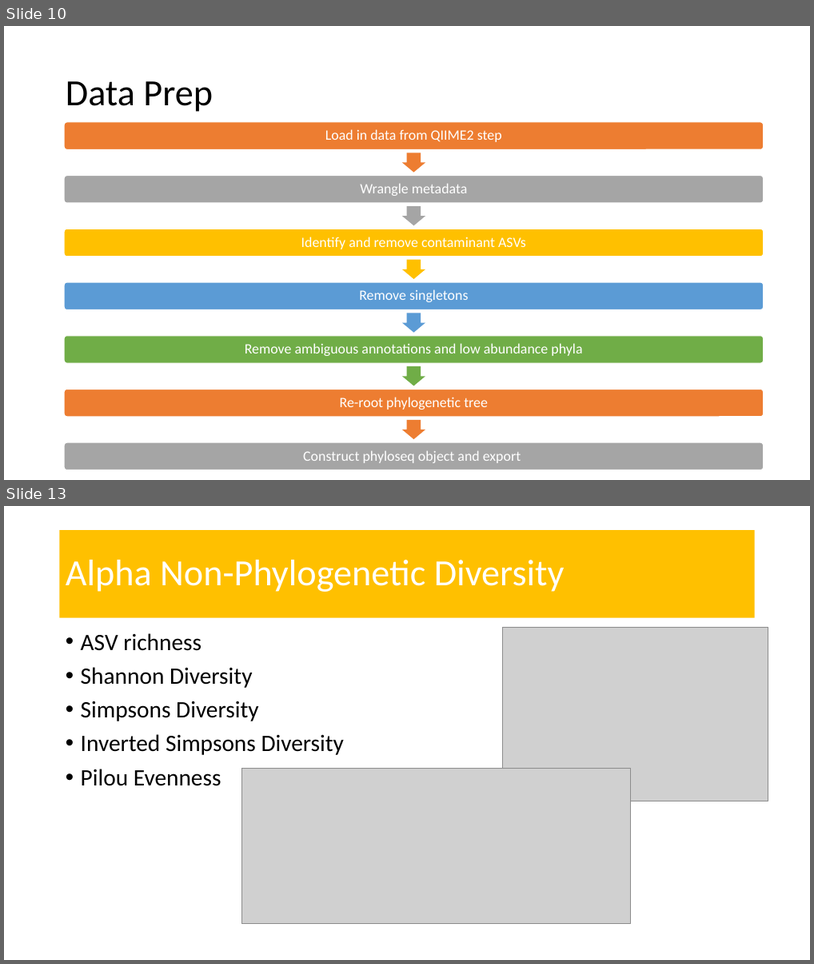
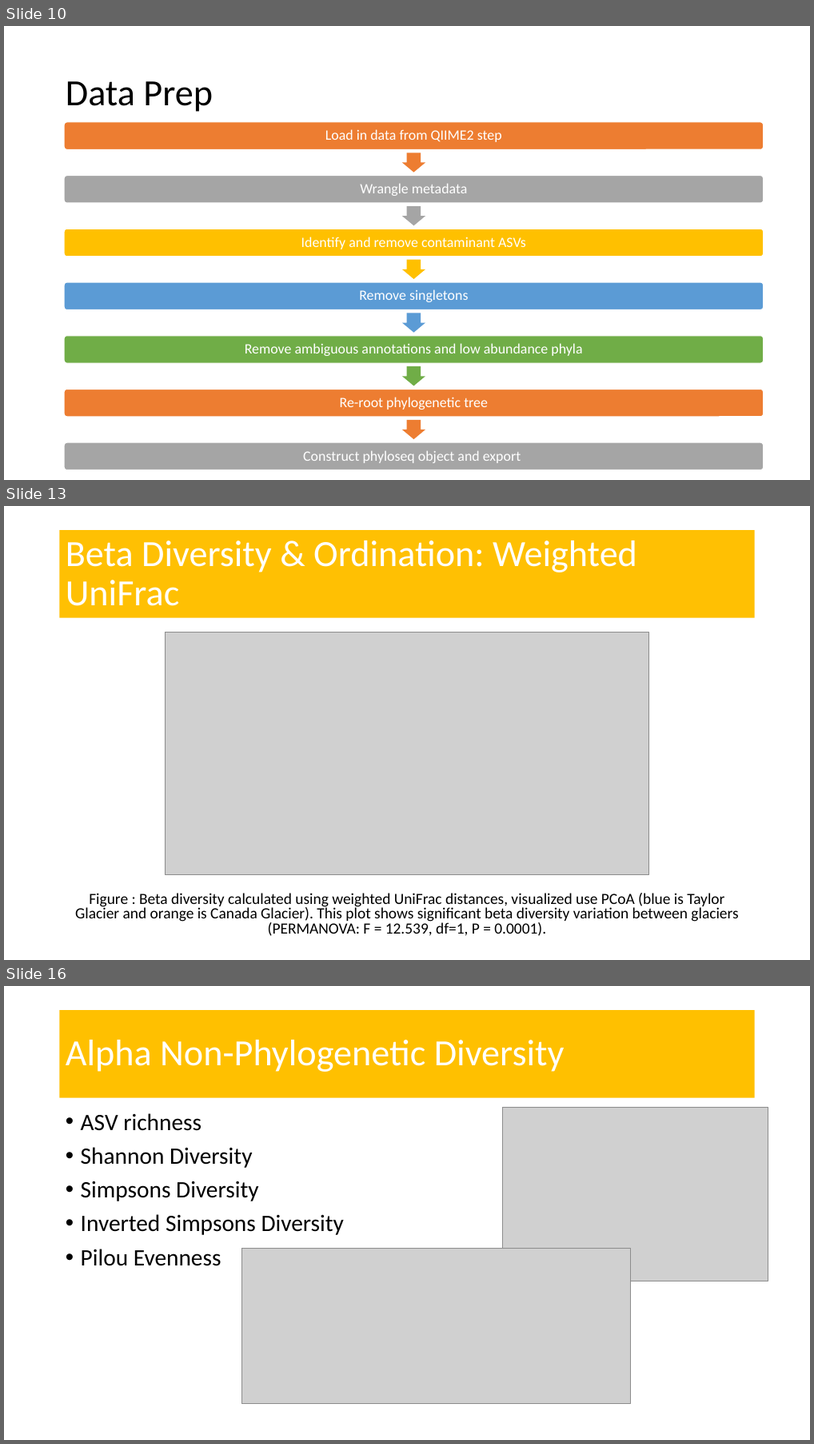
Before and after one commit to amysolman/PhD, a slide deck: Projects/Chapter1/community-assembly.pptx. Shown one above the other, each under a label of ours: slides 10 and 13 before the commit, slides 10, 13 and 16 after it; the slides between them are not shown. The pictures are 814x964 and 814x1444 pixels, drawn with LibreOffice and Linux fonts; fonts in the diff are those of the drawing; grey boxes stand for pictures. Boxes give left, top, right and bottom in pixels: in the first picture for what was removed or moved away, otherwise in the second. Text is boxed around its words. In the diff, an @@ line names an element or a change of style, - is before the commit and + after.

```diff
--- a/Projects/Chapter1/community-assembly.pptx
+++ b/Projects/Chapter1/community-assembly.pptx
@@ slide 13 added at (4,506,810,960), background #FFFFFF @@
@@ title added at (60,530,755,618), fill #FFC003, 44 pt, text #FFFFFF @@
+Beta Diversity & Ordination: Weighted UniFrac
@@ picture added at (166,632,650,875) @@
@@ text added at (75,892,738,936), 18.5 pt, text #000000 @@
+Figure : Beta diversity calculated using weighted UniFrac distances, visualized use PCoA (blue is Taylor Glacier and orange is Canada Glacier). This plot shows significant beta diversity variation between glaciers (PERMANOVA: F = 12.539, df=1, P = 0.0001).
@@ what was slide 13 is now slide 16 @@
```
Also in this commit, not shown: 5 slides changed, 2 other slides added, 23 other files.
